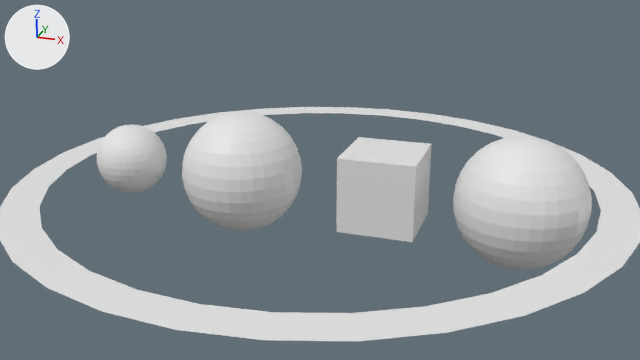
One commit to the Blender file blend-files/scene.blend: the scene before it, then after it.
Both versions are drawn from the file's camera 'Camera'. Arrows for +X, +Y and +Z are at upper left; the lights stay in place.

Script lines for the objects in view, before the commit:
```python
me_circle = bpy.data.meshes.new('Circle')
me_circle.from_pydata(...)  # 64 vertices, 32 faces; spans x -4.04..4.04, y -4.04..4.04, z 0.0
me_cube = bpy.data.meshes.new('Cube')
me_cube.from_pydata(...)  # a UV sphere (32 segments, 16 rings, poles along z) spanning x -0.83..0.83, y -0.83..0.83, z -0.83..0.83
me_cube_001 = bpy.data.meshes.new('Cube.001')
me_cube_001.from_pydata(...)  # a box spanning x -0.5..0.5, y -0.5..0.5, z -0.5..0.5
me_sphere = bpy.data.meshes.new('Sphere')
me_sphere.from_pydata(...)  # a UV sphere (32 segments, 16 rings, poles along z) spanning x -0.5..0.5, y -0.5..0.5, z -0.5..0.5
me_sphere_001 = bpy.data.meshes.new('Sphere.001')
me_sphere_001.from_pydata(...)  # a UV sphere (32 segments, 16 rings, poles along z) spanning x -0.83..0.83, y -0.83..0.83, z -0.83..0.83
ob_decompty = bpy.data.objects.new('Decompty', me_cube)
ob_decompty.parent = ob_mainobj
ob_decompty.location = (-1.141, 0.0, 0.0)
ob_oregl = bpy.data.objects.new('OreGL', me_sphere)
ob_oregl.parent = ob_mainobj
ob_oregl.location = (-2.902, 0.0, 0.0)
ob_recollection = bpy.data.objects.new('Recollection', me_sphere_001)
ob_recollection.parent = ob_mainobj
ob_recollection.location = (2.63, 0.00482, 0.0)
ob_ring = bpy.data.objects.new('Ring', me_circle)
ob_ring.parent = ob_stage
ob_ring.location = (0.0, 0.0, 0.0)
ob_ring.rotation_euler = (0.0, 0.0, 2.761)  # degrees (0, 0, 158)
ob_seta = bpy.data.objects.new('SetA', me_cube_001)
ob_seta.parent = ob_mainobj
ob_seta.location = (0.893, 0.0, 0.0)
```
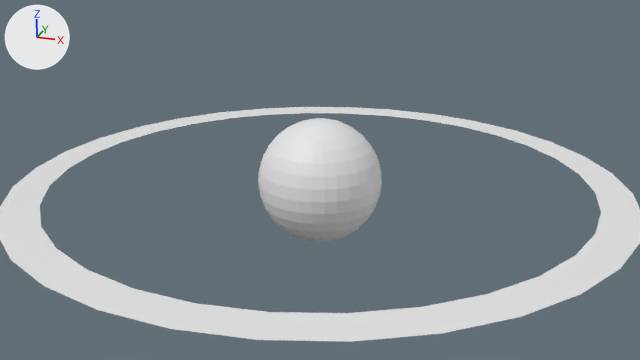
Location of each change, [x1, y1, x2, y2] in pixels of the pictures (640 x 360 px):
'Ring', turned: before [0, 107, 640, 341]; after [0, 107, 640, 342]
'Recollection', moved: before [453, 136, 592, 270]; after [258, 118, 382, 242]
'Decompty', hidden: before [182, 111, 302, 231]
'SetA', hidden: before [336, 137, 431, 242]
'OreGL', hidden: before [97, 124, 167, 193]

The change, as a list of edits to the scene's bpy script:
```text
Change ob_decompty:
    add ob_decompty.hide_render = True
Change ob_oregl:
    add ob_oregl.hide_render = True
Change ob_recollection:
    ob_recollection.location: (2.63, 0.00482, 0.0) -> (0.0, 0.0, 0.0)
Change ob_seta:
    add ob_seta.hide_render = True
Change ob_ring:
    ob_ring.rotation_euler: (0.0, 0.0, 2.761) -> (0.0, 0.0, 0.0)  # degrees (0, 0, 158) -> degrees (0, 0, 0)
```
